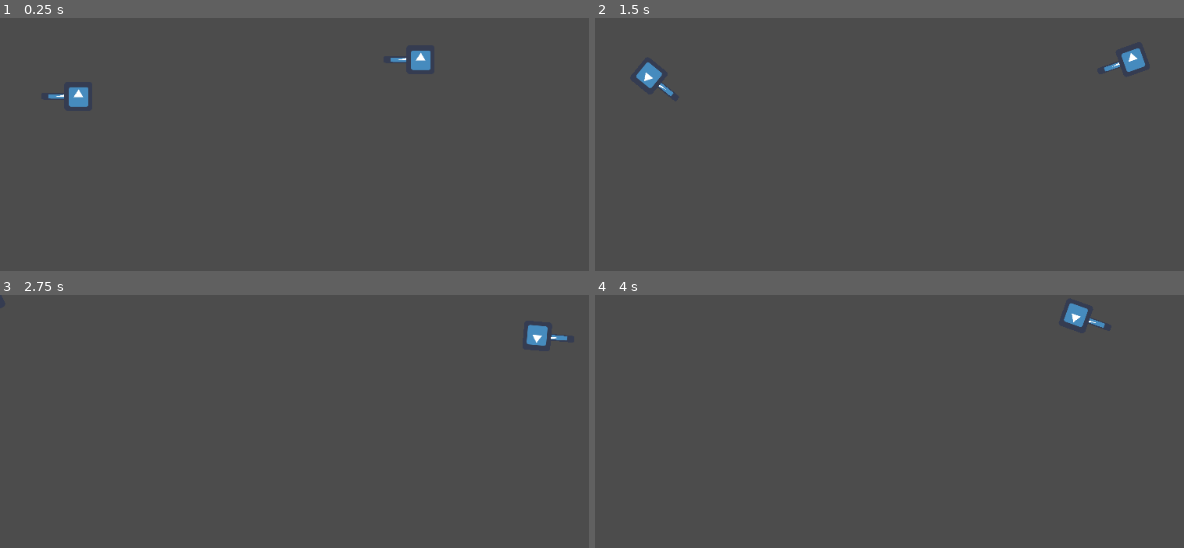
Above: before the commit, frames 1-4 (two rows, left to right).
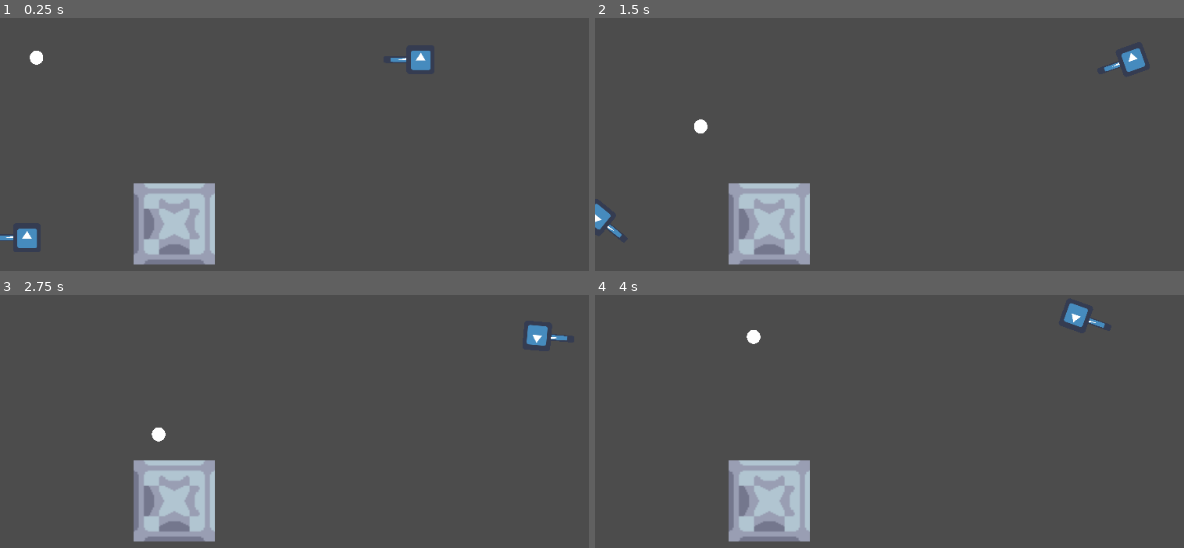
Above: after the commit, the same moments.

Repository: AsgerHB/godot-tank-battle
Game: Godot game, scene res://World.tscn
Same seed, same stepped clock (60 frames per second), same inputs: the game is played once before the commit and once after it. The engine's default icon, where the game draws it, is replaced by a stand-in: a white triangle on a blue panel in a dark square.
Inputs:
- Up to frame 1 (0.25 s): no input
- Up to frame 2 (1.5 s): hold Right (ui_right) 0.53-1.28 s; hold S (down2) 0.53-1.28 s; tap Space (ui_select) at 0.77 s; hold Down (ui_down) from 1.28 s (still down); tap A (left2) at 1.35 s
- Up to frame 3 (2.75 s): tap Space (ui_select) at 1.52 s; release Down (ui_down) at 2.03 s; hold Right (ui_right) from 2.03 s (still down); hold D (right2) from 2.03 s (still down)
- Up to frame 4 (4 s): release Right (ui_right) at 2.78 s; release D (right2) at 2.78 s; hold Up (ui_up) 2.78-3.53 s; tap W (up2) at 2.85 s; tap Space (ui_select) at 3.02, 3.77 s; hold Left (ui_left) from 3.53 s (still down); hold S (down2) from 3.53 s (still down)

The runs differ from the first frame. In frame 1, 5.2% of the frame differs, in the area x 0-37%, y 12-98%; in frame 2, 5.1%; in frame 3, 4.6%; in frame 4, 4.6%.

Commit message:
Simple bounce

Diff:
--- a/Godot Tank Battle/Scripts/Bullet.gd
+++ b/Godot Tank Battle/Scripts/Bullet.gd
@@ -2,13 +2,14 @@
 
 
 # Declare member variables here. Examples:
-export var a:float = 1;
-export var b: float = 2;
+export var dir_x: float = 1;
+export var dir_y: float = 2;
+export var speed: float = 100;
 var velocity: Vector2;
 
 # Called when the node enters the scene tree for the first time.
 func _ready():
-	velocity = Vector2(a, b);
+	velocity = Vector2(dir_x, dir_x).normalized() * speed;
 
 
 # Called every frame. 'delta' is the elapsed time since the previous frame.
@@ -16,4 +17,6 @@
 #	pass
 
 func _physics_process(delta):
-	move_and_collide(velocity * delta);
+	var collision = move_and_collide(velocity * delta);
+	if collision:
+		velocity = collision.normal * speed;
--- a/Godot Tank Battle/World.tscn
+++ b/Godot Tank Battle/World.tscn
@@ -1,11 +1,21 @@
-[gd_scene load_steps=2 format=2]
+[gd_scene load_steps=4 format=2]
 
 [ext_resource path="res://Tank.tscn" type="PackedScene" id=1]
+[ext_resource path="res://Scenes/Bullet.tscn" type="PackedScene" id=2]
+[ext_resource path="res://Scenes/Scrap wall.tscn" type="PackedScene" id=3]
 
 [node name="Node2D" type="Node2D"]
 
 [node name="Tank" parent="." instance=ExtResource( 1 )]
+position = Vector2( 34.1175, 281.402 )
 
 [node name="Tank2" parent="." instance=ExtResource( 1 )]
 position = Vector2( 538, 53 )
 is_player2 = true
+
+[node name="Bullet" parent="." instance=ExtResource( 2 )]
+position = Vector2( 29.135, 33.1075 )
+
+[node name="Scrap wall" parent="." instance=ExtResource( 3 )]
+position = Vector2( 223.172, 264.147 )
+scale = Vector2( 3, 3 )
